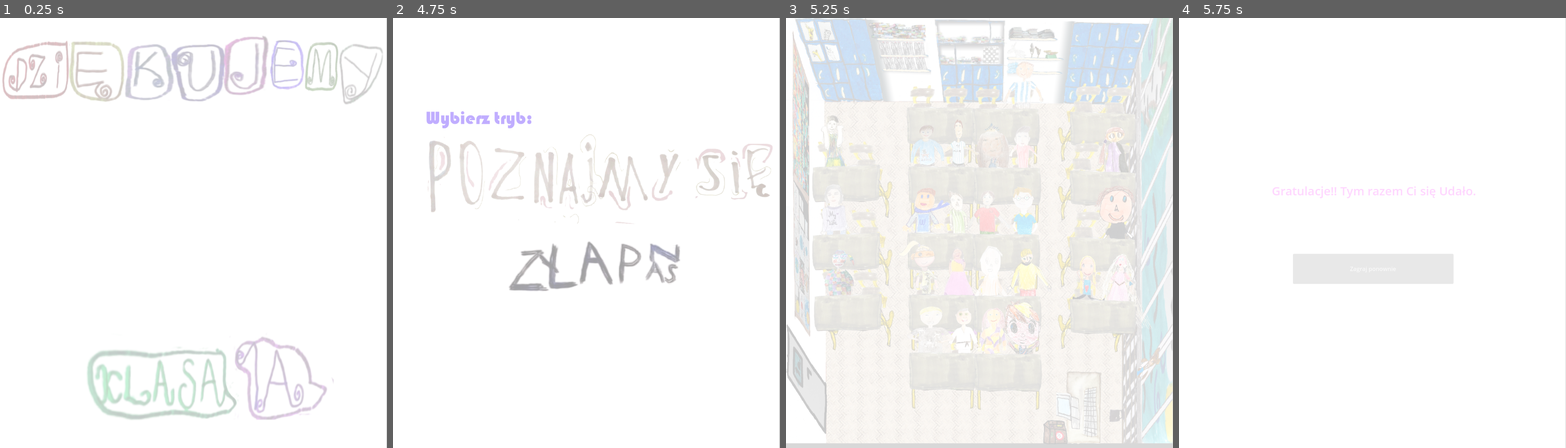
Above: before the commit, frames 1-4 (left to right).
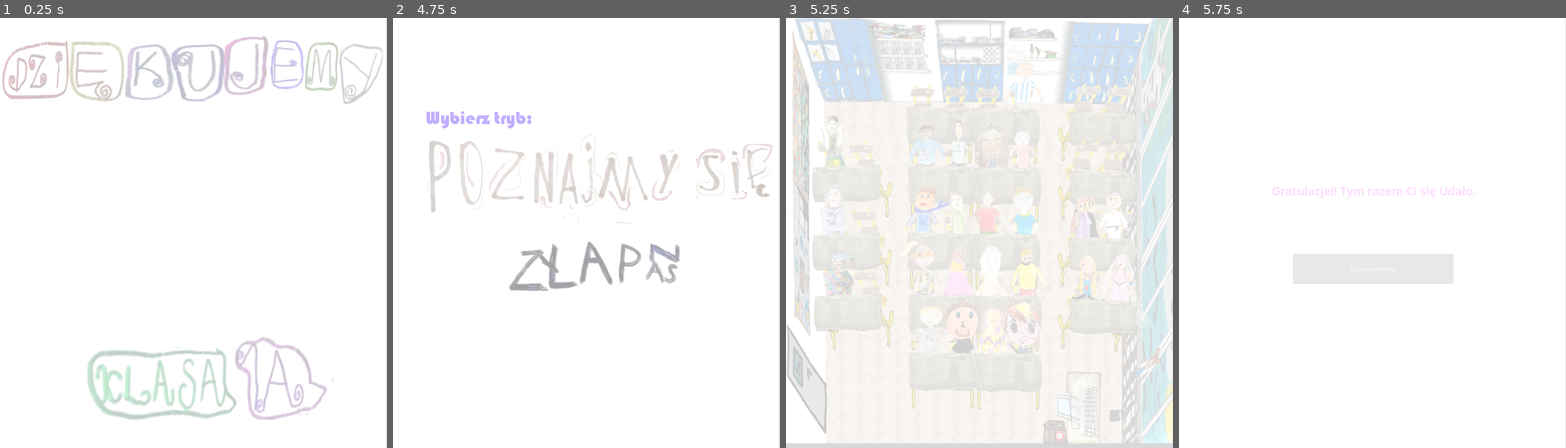
Above: after the commit, the same moments.

Repository: Whyshchuck/Laurka-2026
Game: Godot game, scene res://mode_selection.tscn
Two runs of this game, one before a commit and one after it. Both use one fixed random seed, a clock stepped at 60 frames per second and the inputs below.
Inputs (mouse positions are in pixels of both pictures, inside the frame that each line leads up to):
- Up to frame 1 (0.25 s): no input
- Up to frame 2 (4.75 s): tap Enter at 0.5 s; move the mouse to (671, 211) at 0.52 s; tap 0 every 0.75 s from 0.6 to 4.35 s; click (671, 211) at 0.67 s; move the mouse to (509, 254) at 1.27 s; click (509, 254) at 1.42 s; move the mouse to (625, 138) at 2.02 s; click (625, 138) at 2.17 s; move the mouse to (567, 319) at 2.77 s; click (567, 319) at 2.92 s; move the mouse to (702, 297) at 3.52 s; click (702, 297) at 3.67 s; tap Space at 4.25 s; move the mouse to (470, 168) at 4.27 s; click (470, 168) at 4.42 s
- Up to frame 3 (5.25 s): move the mouse to (998, 233) at 5.02 s; tap 0 at 5.1 s; click (998, 233) at 5.17 s
- Up to frame 4 (5.75 s): no input

Frames 1-2 are identical in both runs. In frame 3, 0.9% of the frame differs, in the area x 31-90%, y 25-79%; in frame 4, nothing differs.

Commit message:
pupils position update

Diff:
--- a/classroom.tscn
+++ b/classroom.tscn
@@ -60,6 +60,7 @@
 [ext_resource type="AudioStream" uid="uid://bu0teu0p8y3sd" path="res://audio/abrish.mp3" id="41_dtuxj"]
 [ext_resource type="PackedScene" uid="uid://dfccb6pthyp8h" path="res://chair_center.tscn" id="42_t5pko"]
 [ext_resource type="AudioStream" uid="uid://bwcgmnjfl4e22" path="res://audio/szymon.mp3" id="45_jbgm4"]
+[ext_resource type="Texture2D" uid="uid://dvndw4n3sihax" path="res://sprites/kuba-Sheet.png" id="46_hxmxl"]
 [ext_resource type="AudioStream" uid="uid://tmufgx73xek3" path="res://audio/pacman_beginning.wav" id="60_5qgbj"]
 
 [sub_resource type="Animation" id="Animation_hxmxl"]
@@ -270,17 +271,17 @@
 stream = ExtResource("10_w47uv")
 
 [node name="Krzysiek" parent="Pupils" instance=ExtResource("6_6e7js")]
-position = Vector2(476, 979)
+position = Vector2(909, 662)
 collision_layer = 1
 collision_mask = 2
 
 [node name="TextureRect" type="TextureRect" parent="Pupils/Krzysiek"]
 z_as_relative = false
 y_sort_enabled = true
-offset_left = -41.0
-offset_top = -196.0
-offset_right = 252.0
-offset_bottom = 219.0
+offset_left = -55.0
+offset_top = -202.0
+offset_right = 238.0
+offset_bottom = 213.0
 scale = Vector2(0.353529, 0.492316)
 texture = ExtResource("11_qiocc")
 expand_mode = 1
@@ -386,16 +387,16 @@
 stream = ExtResource("24_jbgm4")
 
 [node name="Maja" parent="Pupils" instance=ExtResource("6_6e7js")]
-position = Vector2(920, 460)
+position = Vector2(825, 659)
 collision_layer = 1
 collision_mask = 2
 
 [node name="TextureRect" type="TextureRect" parent="Pupils/Maja"]
 z_as_relative = false
-offset_left = -82.9999
-offset_top = -190.0
-offset_right = 210.0
-offset_bottom = 225.0
+offset_left = -69.0
+offset_top = -195.0
+offset_right = 224.0
+offset_bottom = 220.0
 scale = Vector2(0.503659, 0.543203)
 texture = ExtResource("19_7pr0m")
 expand_mode = 1
@@ -424,7 +425,7 @@
 stream = ExtResource("30_5qgbj")
 
 [node name="Julek" parent="Pupils" instance=ExtResource("6_6e7js")]
-position = Vector2(914, 657)
+position = Vector2(485, 981)
 collision_layer = 1
 collision_mask = 2
 
@@ -543,6 +544,7 @@
 collision_mask = 2
 
 [node name="TextureRect" type="TextureRect" parent="Pupils/Kuba"]
+visible = false
 z_as_relative = false
 offset_left = -61.0
 offset_top = -194.0
@@ -555,6 +557,18 @@
 
 [node name="AudioStreamPlayer" type="AudioStreamPlayer" parent="Pupils/Kuba"]
 stream = ExtResource("40_12wbt")
+
+[node name="AnimationPlayer" type="AnimationPlayer" parent="Pupils/Kuba"]
+libraries = {
+&"": SubResource("AnimationLibrary_r3myd")
+}
+
+[node name="Sprite2D" type="Sprite2D" parent="Pupils/Kuba"]
+z_as_relative = false
+position = Vector2(6, -83)
+scale = Vector2(0.225053, 0.180767)
+texture = ExtResource("46_hxmxl")
+hframes = 12
 
 [node name="Abrish" parent="Pupils" instance=ExtResource("6_6e7js")]
 position = Vector2(138, 651)
Not shown: 1 places in classroom.tscn that only renumber resources
Binary file added: sprites/kuba-Sheet.ase
Binary file added: sprites/kuba-Sheet.png
Not shown, added: sprites/kuba-Sheet.png.import
